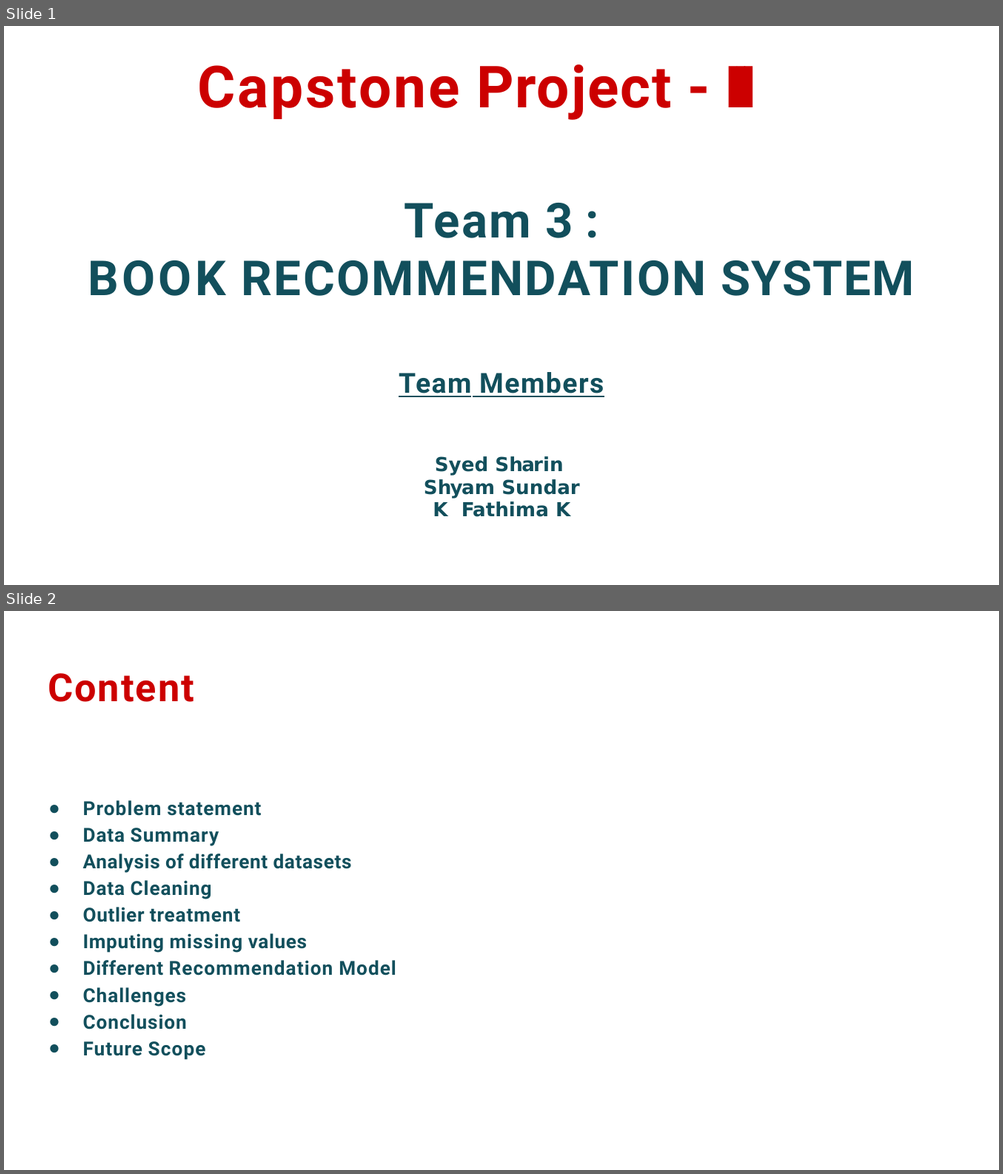
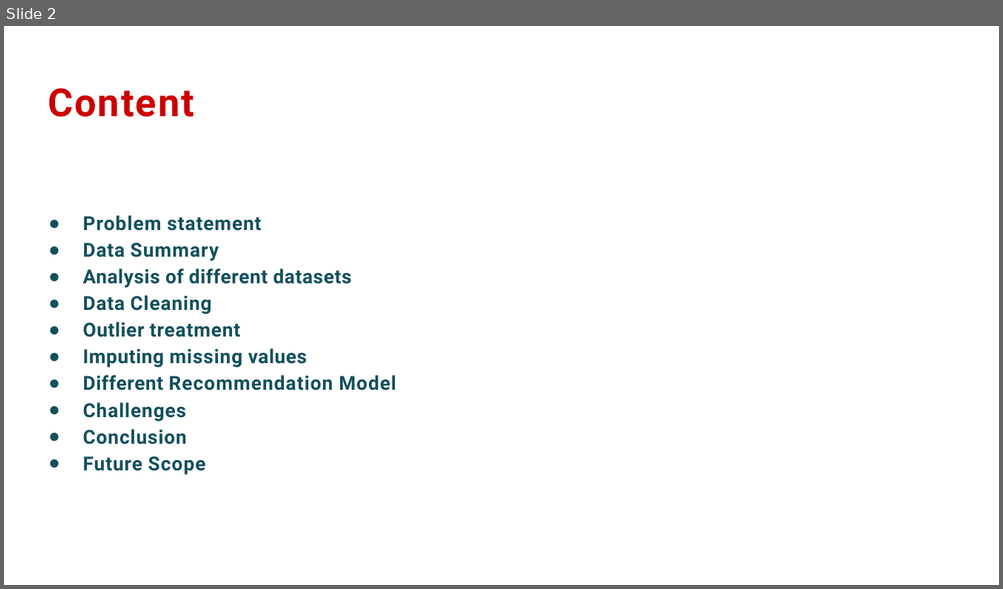
Before and after one commit to Krishanu-Saha/Recommendation_system, a slide deck: BOOK RECOMMENDATION SYSTEM PPT.pptx. Shown one above the other, each under a label of ours: slides 1 and 2 before the commit, slide 2 after it. The pictures are 1003x1174 and 1003x589 pixels, drawn with LibreOffice and Linux fonts; fonts in the diff are those of the drawing; background and template pictures are left out. Boxes give left, top, right and bottom in pixels: in the first picture for what was removed or moved away, otherwise in the second. Text is boxed around its words. In the diff, an @@ line names an element or a change of style, - is before the commit and + after.

```diff
--- a/BOOK RECOMMENDATION SYSTEM PPT.pptx
+++ b/BOOK RECOMMENDATION SYSTEM PPT.pptx
@@ slide 1 removed at [4,26,999,585], background #FFFFFF @@
@@ title removed at [197,64,757,120] @@
-Capstone Project - III
@@ text removed at [88,203,914,296] @@
-Team 3 :
-BOOK RECOMMENDATION SYSTEM
@@ text removed at [398,372,603,517] @@
-Team Members
-Syed Sharin Shyam Sundar K Fathima K
```
Also in this commit, not shown: 1 slide added.
